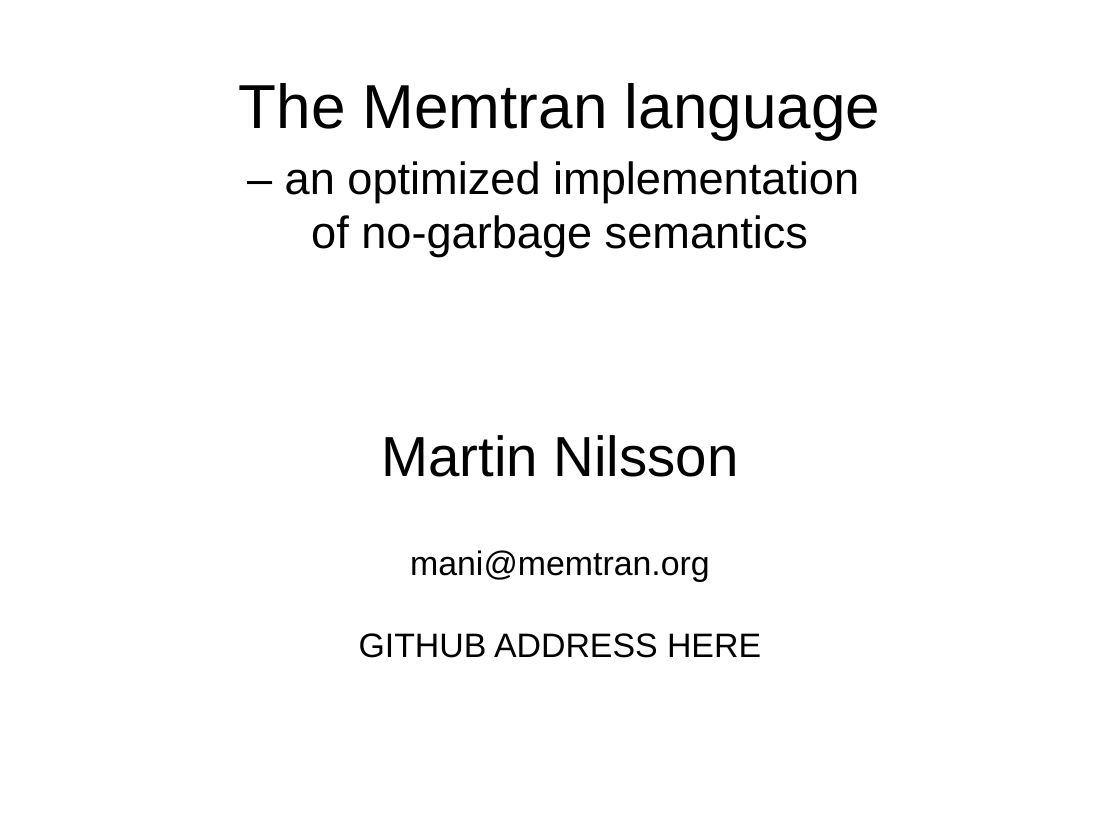
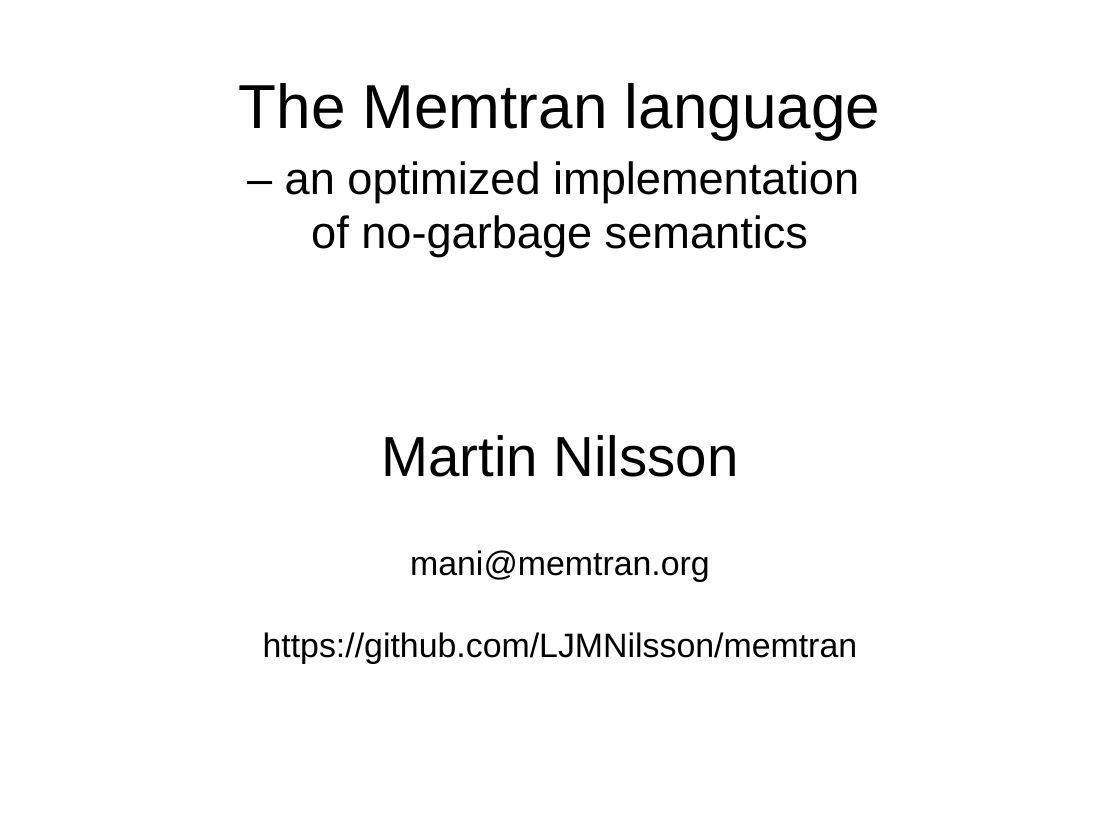
Before and after one commit to LJMNilsson/memtran, a slide deck: slide 1 of doc/future_docs_for_v0point1/presentation_utkast.odp. Drawn at 1120x840 pixels with LibreOffice and Linux fonts; fonts in the diff are those of the drawing. Boxes give left, top, right and bottom in pixels: in the first picture for what was removed or moved away, otherwise in the second. Text is boxed around its words. In the diff, an @@ line names an element or a change of style, - is before the commit and + after.

```diff
--- a/doc/future_docs_for_v0point1/presentation_utkast.odp
+++ b/doc/future_docs_for_v0point1/presentation_utkast.odp
@@ subtitle at (x1=263, y1=632, x2=858, y2=663): text changed @@
-GITHUB ADDRESS HERE
+https://github.com/LJMNilsson/memtran
```
Also in this commit, not shown: 2 other slides changed, 1 slide added, 6 other files.
